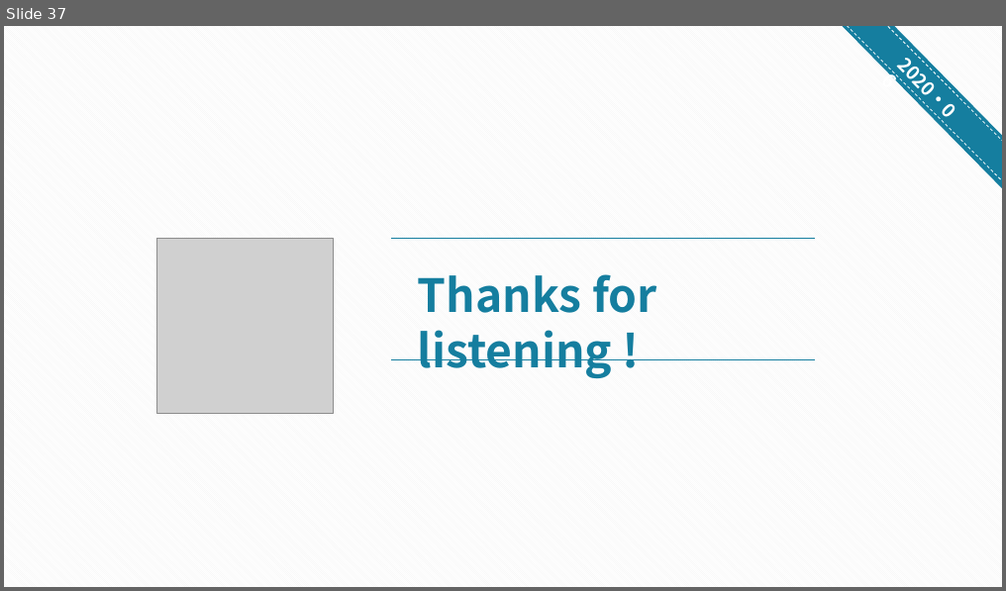
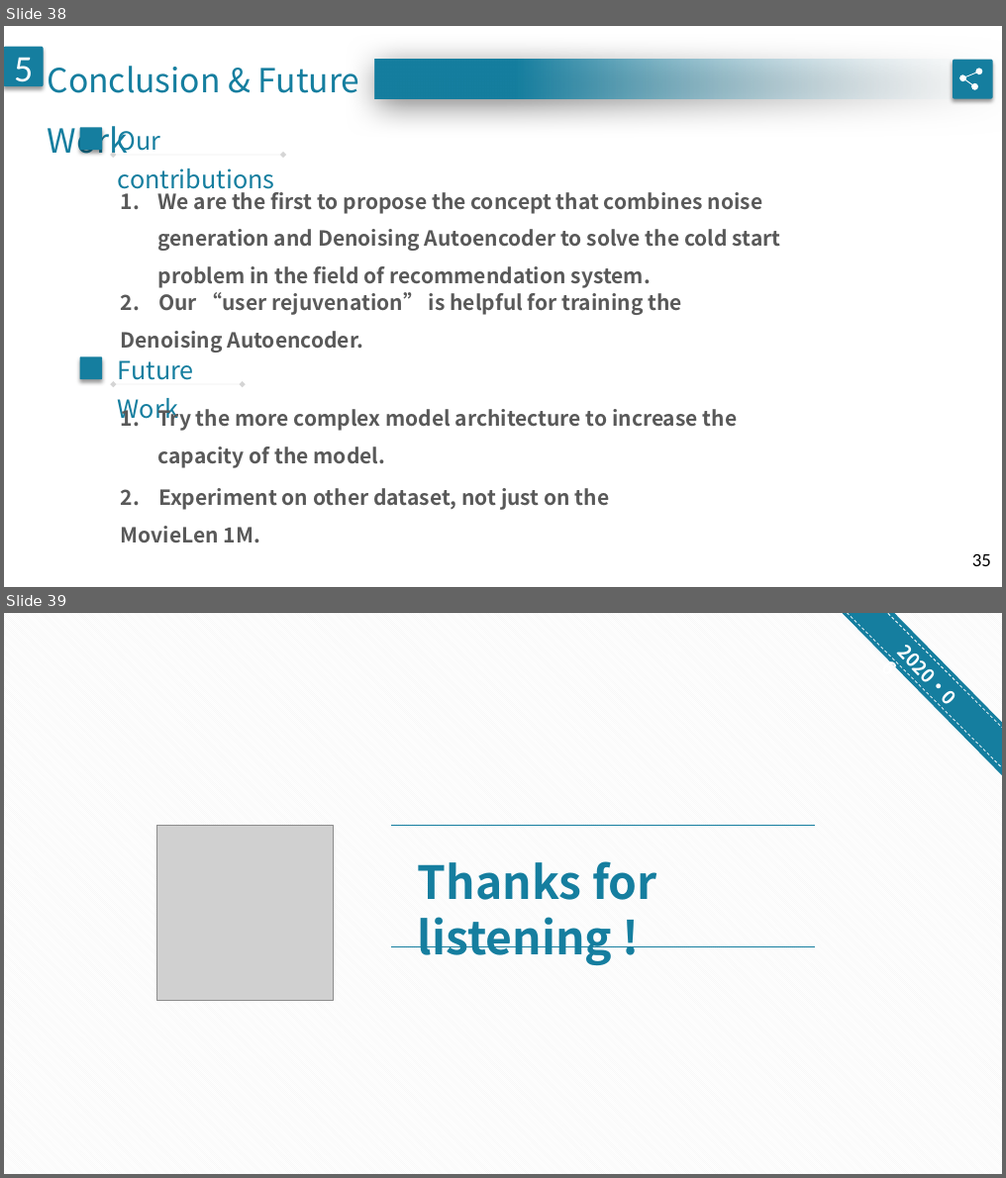
Before and after one commit to geminiwoo/oral-exam, a slide deck: 口試.pptx. Shown one above the other, each under a label of ours: slide 37 before the commit, slides 38 and 39 after it. The pictures are 1006x591 and 1006x1178 pixels, drawn with LibreOffice and Linux fonts; fonts in the diff are those of the drawing; grey boxes stand for pictures. Boxes give left, top, right and bottom in pixels: in the first picture for what was removed or moved away, otherwise in the second. Text is boxed around its words. In the diff, an @@ line names an element or a change of style, - is before the commit and + after.

Commit message:
complete first version of the ppt

```diff
--- a/口試.pptx
+++ b/口試.pptx
@@ slide 38 added at (4, 26, 1002, 587), background #FFFFFF @@
@@ rounded rectangle added at (4, 46, 43, 86), fill #157E9F, 36 pt, text #FFFFFF @@
+5
@@ text added at (48, 66, 360, 157), 32 pt, text #157E9F @@
+Conclusion & Future Work
@@ rectangle added at (375, 59, 1002, 98), fill gradient #F7FAFD to #157E9F @@
@@ rounded rectangle added at (952, 60, 993, 99), fill #157E9F @@
@@ freeform shape added at (960, 68, 983, 90), fill #FFFFFF @@
@@ rounded rectangle added at (79, 127, 102, 150), fill #157E9F @@
@@ text added at (118, 131, 275, 195), 24 pt, text #157E9F @@
+Our contributions
@@ double arrow added from (283, 155) to (113, 155), #808080 0.25 pt @@
@@ text added at (158, 188, 781, 288), 20 pt, text #595959, bold @@
+1. We are the first to propose the concept that combines noise generation and Denoising Autoencoder to solve the cold start problem in the field of recommendation system.
@@ text added at (121, 292, 682, 353), 20 pt, text #595959, bold @@
+2. Our “user rejuvenation” is helpful for training the Denoising Autoencoder.
@@ rounded rectangle added at (79, 357, 102, 379), fill #157E9F @@
@@ text added at (118, 361, 194, 425), 24 pt, text #157E9F @@
+Future Work
@@ double arrow added from (242, 384) to (113, 384), #808080 0.25 pt @@
@@ text added at (158, 406, 738, 469), 20 pt, text #595959, bold @@
+1. Try the more complex model architecture to increase the capacity of the model.
@@ text added at (121, 488, 610, 544), 20 pt, text #595959, bold @@
+2. Experiment on other dataset, not just on the MovieLen 1M.
@@ text added at (972, 554, 991, 567), 18 pt, text #000000 @@
+35
@@ what was slide 37 is now slide 39 @@
```
Also in this commit, not shown: 2 slides changed, 1 other slide added.
